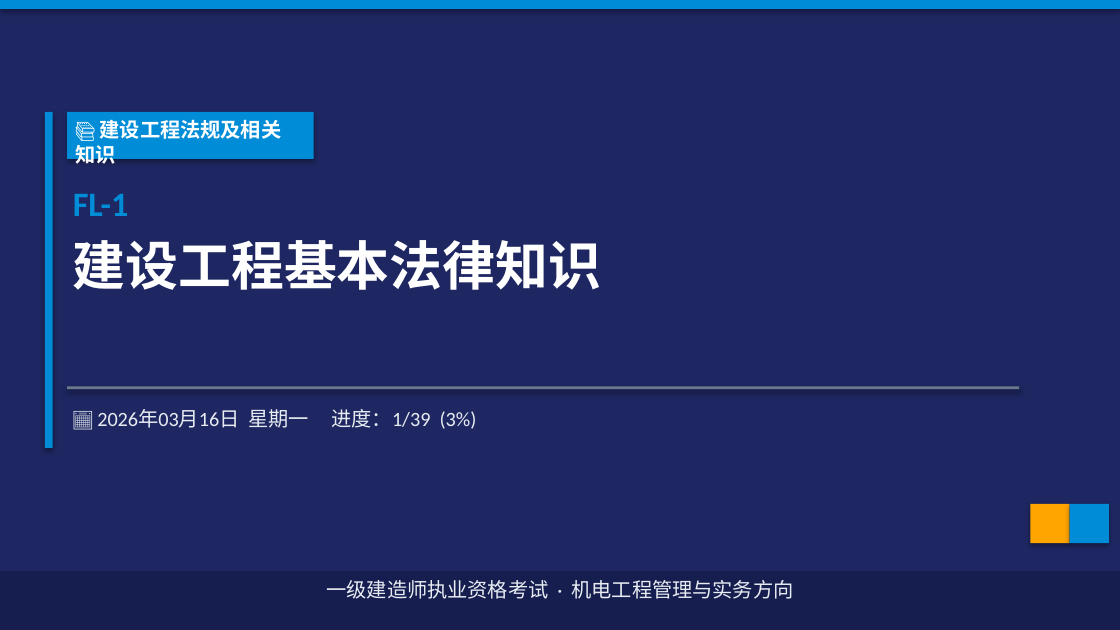
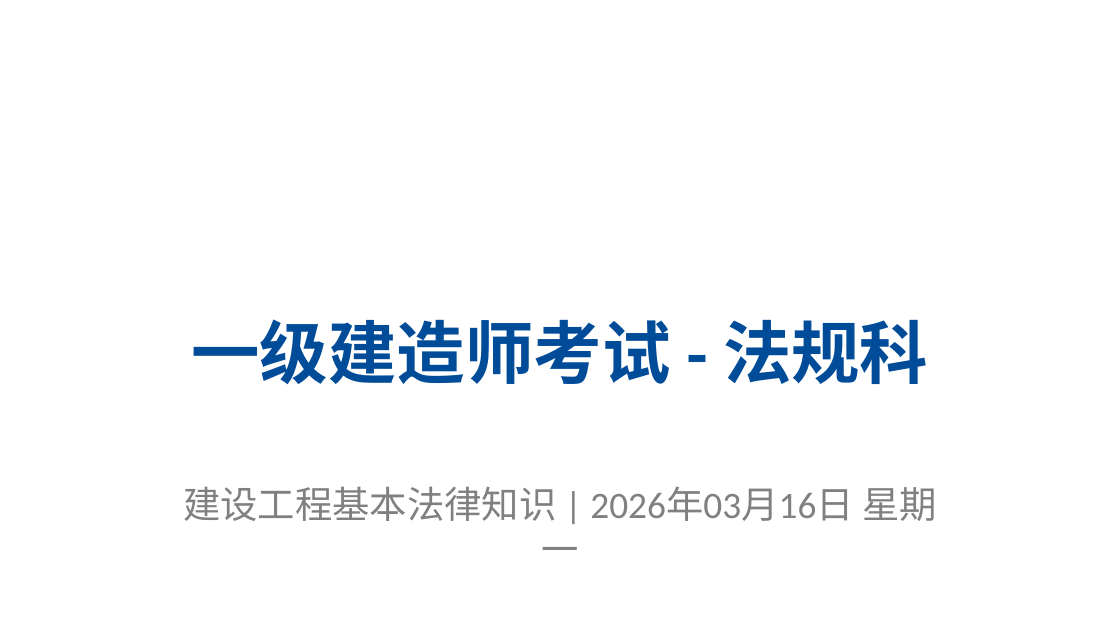
Before and after one commit to guojunliang0806/yijian-courseware, a slide deck: slide 1 of main/FL-1_建设工程基本法律知识_20260316.pptx. Drawn at 1120x630 pixels with LibreOffice and Linux fonts; fonts in the diff are those of the drawing. Boxes give left, top, right and bottom in pixels: in the first picture for what was removed or moved away, otherwise in the second. Text is boxed around its words. In the diff, an @@ line names an element or a change of style, - is before the commit and + after.

Commit message:
📚 更新课件: FL-1_建设工程基本法律知识_20260316.pptx

```diff
--- a/main/FL-1_建设工程基本法律知识_20260316.pptx
+++ b/main/FL-1_建设工程基本法律知识_20260316.pptx
@@ background #1E2761 to #FFFFFF @@
@@ rectangle removed at box(0, 0, 1120, 9) @@
@@ rectangle removed at box(45, 112, 53, 448) @@
@@ rectangle removed at box(67, 112, 314, 159) @@
@@ text removed at box(75, 119, 282, 168) @@
-📚 建设工程法规及相关知识
@@ text removed at box(73, 194, 129, 216) @@
-FL-1
@@ title added at box(191, 319, 928, 384), 44 pt, text #004C99, bold @@
+一级建造师考试 - 法规科
@@ rectangle removed at box(67, 386, 1019, 390) @@
@@ text removed at box(248, 409, 477, 429) @@
-📅 2026年03月16日 星期一 进度：1/39 (3%)
@@ subtitle at box(183, 486, 937, 550): text changed; size 34 to 24 pt; text colour #FFFFFF to #808080; bold off @@
-建设工程基本法律知识
+建设工程基本法律知识 | 2026年03月16日 星期一
@@ rectangle removed at box(1030, 504, 1070, 543) @@
@@ rectangle removed at box(1070, 504, 1109, 543) @@
@@ rectangle removed at box(0, 571, 1120, 630) @@
@@ text removed at box(327, 580, 794, 599) @@
-一级建造师执业资格考试 · 机电工程管理与实务方向
```
Also in this commit, not shown: 2 other slides changed, 2 slides added, 8 slides removed.
